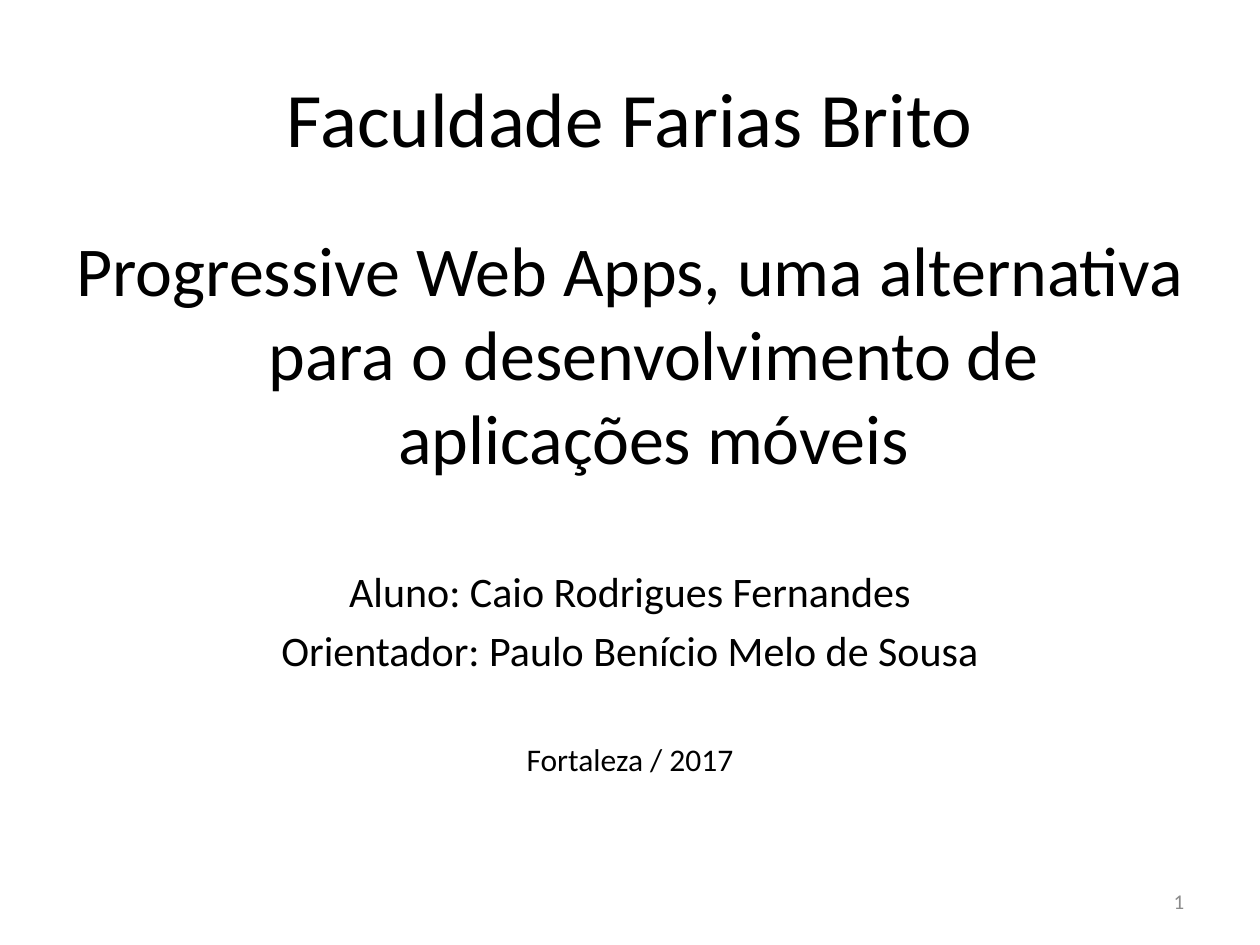
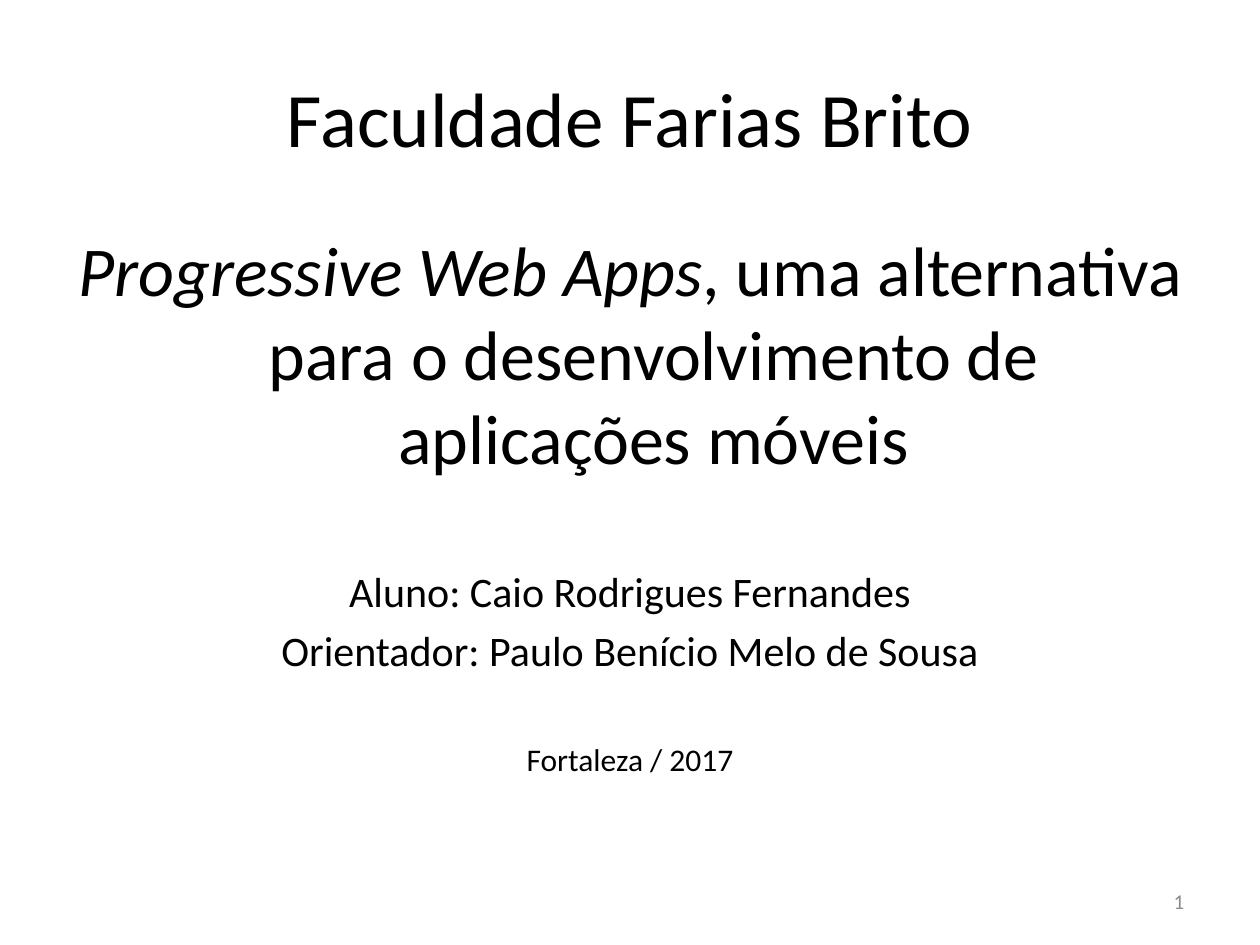
Before and after one commit to rfc410/tcc, a slide deck: slide 1 of apresentacao.pptx. Drawn at 1260x945 pixels with LibreOffice and Linux fonts; fonts in the diff are those of the drawing. Boxes give left, top, right and bottom in pixels: in the first picture for what was removed or moved away, otherwise in the second. Text is boxed around its words. In the diff, an @@ line names an element or a change of style, - is before the commit and + after.

```diff
--- a/apresentacao.pptx
+++ b/apresentacao.pptx
@@ text at box(78, 247, 1182, 476): italic on in "Progressive Web Apps," @@
```
Also in this commit, not shown: 3 other slides changed, 4 slides added, 1 slide removed.
